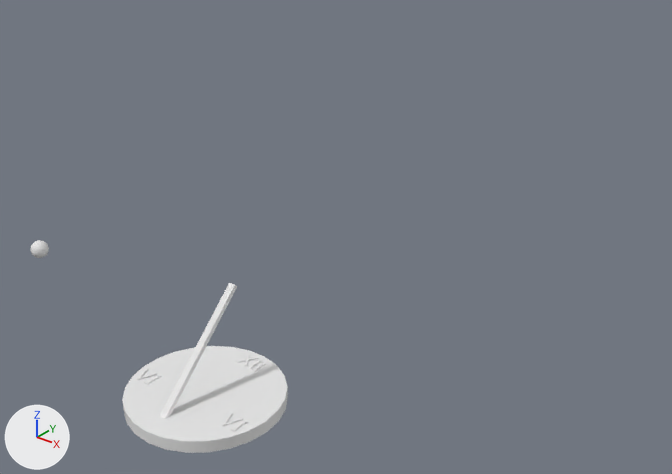
The FBX model static/three-models/sundial/sundial.fbx: old version first, new version second.
The view is the same before and after, from a 50 mm lens placed at (3.58, -3.2, 3.42), pointed at (0.15, 1.09, 0.77). Every picture has the same lights, and +X, +Y and +Z are marked at lower left. Where no turn or scale is listed for an object, it has been applied to the vertices.

Before the edit, the objects in view are built like this:
```python
me_mesh_001 = bpy.data.meshes.new('Mesh.001')
me_mesh_001.from_pydata(...)  # 283 vertices, 244 faces; spans x -0.407..0.589, y -0.571..0.427, z -0.193..0.515
ob_motext_2 = bpy.data.objects.new('MoText_2', me_mesh_001)
ob_motext_2.location = (-0.089, 0.072, 0.2)
```
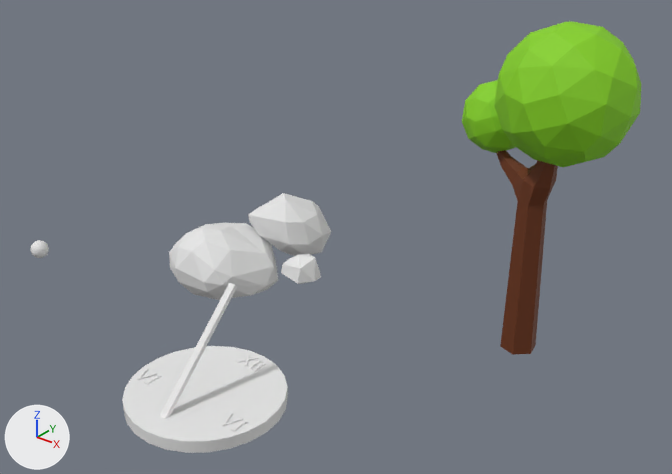
Commit message: sundial environement

What differs and where, as boxes (x1, y1, x2, y2) in the pictures (672 x 474 px):
'Icosphere_Icosphere_002', added (green)
    after: (494, 21, 641, 167)
'Cylinder_014', added (brown)
    after: (496, 150, 558, 355)
'Sphere_2', added
    after: (169, 223, 278, 300)
'Sphere_001', added
    after: (248, 193, 331, 256)
'Icosphere_001_Icosphere_003', added (green)
    after: (462, 80, 515, 153)
'Icosphere_001', added
    after: (281, 254, 321, 284)

The change, as a diff of the scene's bpy script:
```diff
--- a/static/three-models/sundial/sundial.fbx.py
+++ b/static/three-models/sundial/sundial.fbx.py
@@ mat_material_105 @@
+mat_material_105 = principled_material('Material.105')
+mat_material_105.base_color = (0.238, 0.64, 0.0104)  # green #86d11a
+mat_material_105.roughness = 0.693
@@ mat_material_004 @@
+mat_material_004 = principled_material('Material.004')
+mat_material_004.base_color = (0.8, 0.8, 0.8)  # white #e7e7e7
+mat_material_004.roughness = 0.69
@@ mat_material_103 @@
+mat_material_103 = principled_material('Material.103')
+mat_material_103.base_color = (0.143, 0.0305, 0.00383)  # brown #6a310c
+mat_material_103.roughness = 0.693
@@ me_mesh_006 @@
+me_mesh_006.from_pydata(...)  # 74 vertices, 144 faces; spans x -0.569..0.328, y -0.306..0.591, z 1.232..2.128
+me_mesh_006.materials.append(mat_material_105)  # green #86d11a
@@ me_mesh_005 @@
+me_mesh_005.from_pydata(...)  # 26 vertices, 47 faces; spans x -0.23..0.232, y -0.225..0.213, z -0.127..0.182
+me_mesh_005.materials.append(mat_material_004)  # white #e7e7e7
@@ me_mesh_003 @@
+me_mesh_003.from_pydata(...)  # 55 vertices, 99 faces; spans x -0.428..0.476, y -0.4..0.419, z -0.263..0.335
+me_mesh_003.materials.append(mat_material_004)  # white #e7e7e7
@@ me_mesh_007 @@
+me_mesh_007.from_pydata(...)  # 51 vertices, 98 faces; spans x -0.935..-0.427, y 0.072..0.572, z 1.128..1.621
+me_mesh_007.materials.append(mat_material_105)  # green #86d11a
@@ me_mesh_004 @@
+me_mesh_004.from_pydata(...)  # 13 vertices, 22 faces; spans x -0.144..0.146, y -0.139..0.142, z -0.089..0.16
+me_mesh_004.materials.append(mat_material_004)  # white #e7e7e7
@@ me_mesh_002 @@
+me_mesh_002.from_pydata(...)  # 60 vertices, 56 faces; spans x -0.69..-0.09, y 0.01..0.31, z -0.23..1.74
+me_mesh_002.materials.append(mat_material_103)  # brown #6a310c
@@ ob_icosphere_icosphere_002 @@
+ob_icosphere_icosphere_002 = bpy.data.objects.new('Icosphere_Icosphere_002', me_mesh_006)
+ob_icosphere_icosphere_002.location = (1.306, 1.968, 0.0)
@@ ob_sphere_001 @@
+ob_sphere_001 = bpy.data.objects.new('Sphere_001', me_mesh_005)
+ob_sphere_001.parent = ob_null_1
+ob_sphere_001.location = (-89.91, 16.77, -13.78)
+ob_sphere_001.rotation_euler = (0.578, 2.705, 0.0)  # degrees (33, 155, 0)
+ob_sphere_001.scale = (-116.0, -107.0, -225.0)
@@ ob_null_1 @@
+ob_null_1 = bpy.data.objects.new('Null_1', None)
+ob_null_1.location = (-0.0546, 1.788, 0.0403)
+ob_null_1.rotation_euler = (1.571, 0.0, 0.0)  # degrees (90, 0, 0)
+ob_null_1.scale = (0.01, 0.01, 0.01)
@@ ob_sphere_2 @@
+ob_sphere_2 = bpy.data.objects.new('Sphere_2', me_mesh_003)
+ob_sphere_2.location = (-1.299, 1.422, -0.006)
@@ ob_icosphere_001_icosphere_003 @@
+ob_icosphere_001_icosphere_003 = bpy.data.objects.new('Icosphere_001_Icosphere_003', me_mesh_007)
+ob_icosphere_001_icosphere_003.location = (1.306, 1.968, 0.0)
@@ ob_icosphere_001 @@
+ob_icosphere_001 = bpy.data.objects.new('Icosphere_001', me_mesh_004)
+ob_icosphere_001.location = (-0.632, 1.655, 0.0)
@@ ob_cylinder_014 @@
+ob_cylinder_014 = bpy.data.objects.new('Cylinder_014', me_mesh_002)
+ob_cylinder_014.location = (1.306, 1.968, 0.0)
```
